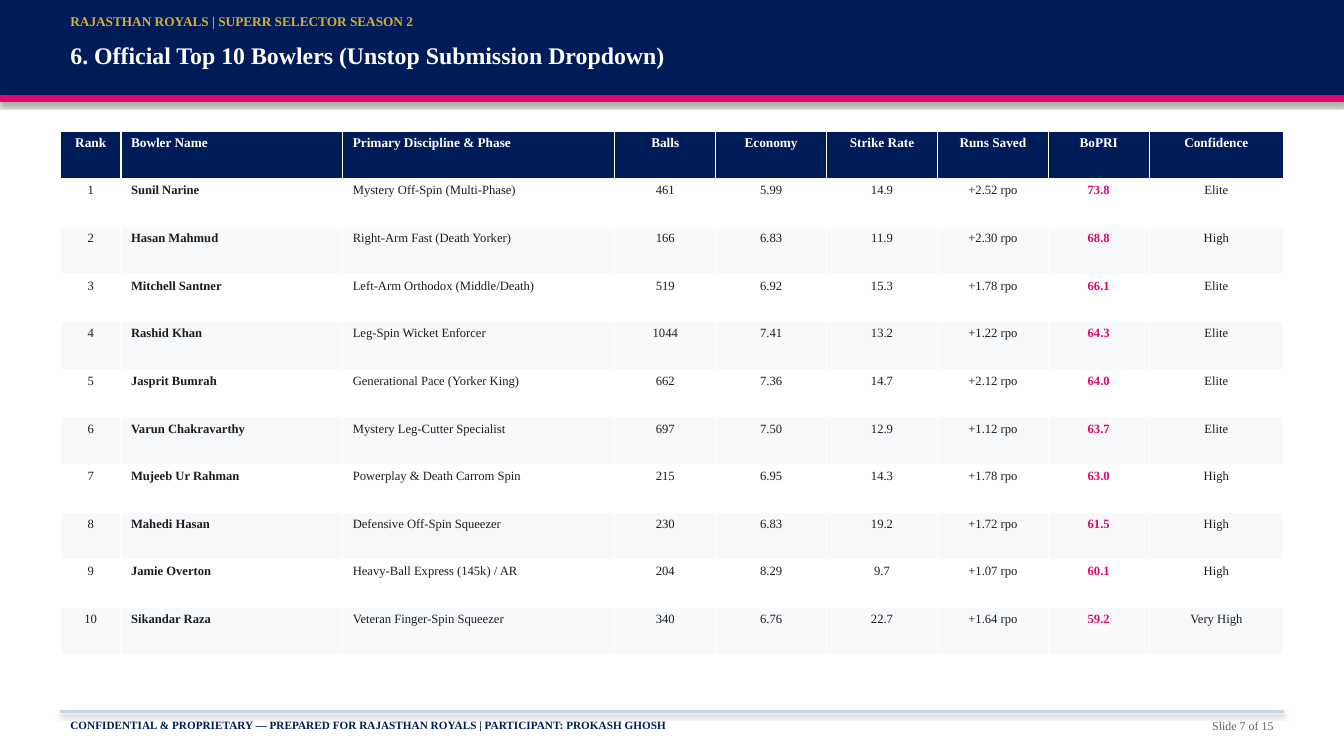
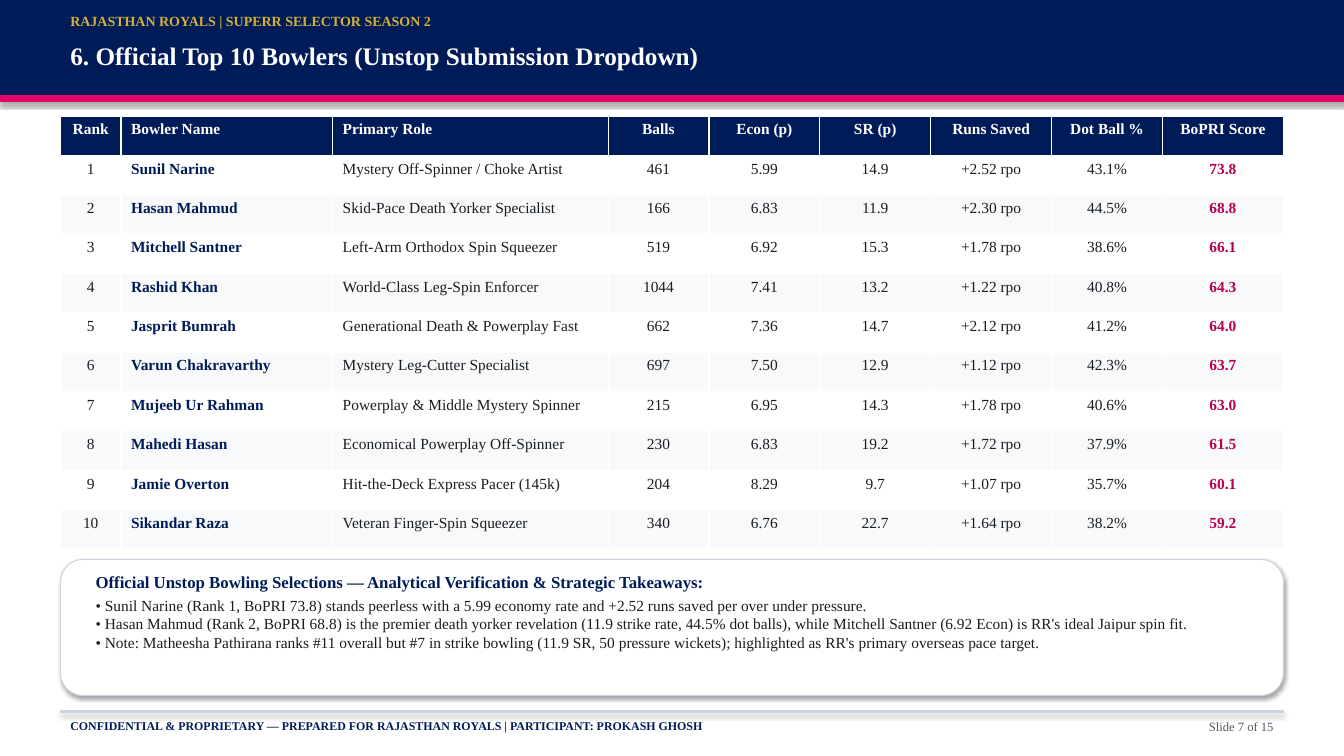
Before and after one commit to prokashghosh996-png/RR-supeRR-selector-2027, a slide deck: slide 7 of SupeRR_Selector_Season_2_RR_IPL_2027_Auction_Strategy.pptx. Drawn at 1344x756 pixels with LibreOffice and Linux fonts; fonts in the diff are those of the drawing. Boxes give left, top, right and bottom in pixels: in the first picture for what was removed or moved away, otherwise in the second. Text is boxed around its words. In the diff, an @@ line names an element or a change of style, - is before the commit and + after.

Commit message:
feat: generate expanded presentation and PDF generation scripts for IPL 2027 auction strategy

```diff
--- a/SupeRR_Selector_Season_2_RR_IPL_2027_Auction_Strategy.pptx
+++ b/SupeRR_Selector_Season_2_RR_IPL_2027_Auction_Strategy.pptx
@@ text "RAJASTHAN ROYALS | SUPERR SELECTOR ..." at [70, 16, 431, 26]: size 9.5 to 10 pt @@
@@ text "6. Official Top 10 Bowlers ..." at [70, 47, 698, 71]: size 17 to 18 pt @@
@@ table at [60, 116, 1284, 549] @@
-row 1: Rank | Bowler Name | Primary Discipline & Phase | Balls | Economy | Strike Rate | Runs Saved | BoPRI | Confidence
+row 1: Rank | Bowler Name | Primary Role | Balls | Econ (p) | SR (p) | Runs Saved | Dot Ball % | BoPRI Score
-row 2: 1 | Sunil Narine | Mystery Off-Spin (Multi-Phase) | 461 | 5.99 | 14.9 | +2.52 rpo | 73.8 | Elite
+row 2: 1 | Sunil Narine | Mystery Off-Spinner / Choke Artist | 461 | 5.99 | 14.9 | +2.52 rpo | 43.1% | 73.8
-row 3: 2 | Hasan Mahmud | Right-Arm Fast (Death Yorker) | 166 | 6.83 | 11.9 | +2.30 rpo | 68.8 | High
+row 3: 2 | Hasan Mahmud | Skid-Pace Death Yorker Specialist | 166 | 6.83 | 11.9 | +2.30 rpo | 44.5% | 68.8
-row 4: 3 | Mitchell Santner | Left-Arm Orthodox (Middle/Death) | 519 | 6.92 | 15.3 | +1.78 rpo | 66.1 | Elite
+row 4: 3 | Mitchell Santner | Left-Arm Orthodox Spin Squeezer | 519 | 6.92 | 15.3 | +1.78 rpo | 38.6% | 66.1
-row 5: 4 | Rashid Khan | Leg-Spin Wicket Enforcer | 1044 | 7.41 | 13.2 | +1.22 rpo | 64.3 | Elite
+row 5: 4 | Rashid Khan | World-Class Leg-Spin Enforcer | 1044 | 7.41 | 13.2 | +1.22 rpo | 40.8% | 64.3
-row 6: 5 | Jasprit Bumrah | Generational Pace (Yorker King) | 662 | 7.36 | 14.7 | +2.12 rpo | 64.0 | Elite
+row 6: 5 | Jasprit Bumrah | Generational Death & Powerplay Fast | 662 | 7.36 | 14.7 | +2.12 rpo | 41.2% | 64.0
-row 7, column 8: 63.7
+row 7, column 8: 42.3%
-row 7, column 9: Elite
+row 7, column 9: 63.7
-row 8: 7 | Mujeeb Ur Rahman | Powerplay & Death Carrom Spin | 215 | 6.95 | 14.3 | +1.78 rpo | 63.0 | High
+row 8: 7 | Mujeeb Ur Rahman | Powerplay & Middle Mystery Spinner | 215 | 6.95 | 14.3 | +1.78 rpo | 40.6% | 63.0
-row 9: 8 | Mahedi Hasan | Defensive Off-Spin Squeezer | 230 | 6.83 | 19.2 | +1.72 rpo | 61.5 | High
+row 9: 8 | Mahedi Hasan | Economical Powerplay Off-Spinner | 230 | 6.83 | 19.2 | +1.72 rpo | 37.9% | 61.5
-row 10: 9 | Jamie Overton | Heavy-Ball Express (145k) / AR | 204 | 8.29 | 9.7 | +1.07 rpo | 60.1 | High
+row 10: 9 | Jamie Overton | Hit-the-Deck Express Pacer (145k) | 204 | 8.29 | 9.7 | +1.07 rpo | 35.7% | 60.1
-row 11, column 8: 59.2
+row 11, column 8: 38.2%
-row 11, column 9: Very High
+row 11, column 9: 59.2
@@ size 9.5 to 11 pt in "Rank", "Bowler Name", "Balls", "Runs Saved" @@
@@ size 9 to 11 pt in "1", "Sunil Narine", "461", "5.99" and 58 more places @@
@@ text colour #1A1D20 to #001C58 in "Sunil Narine", "Hasan Mahmud", "Mitchell Santner", "Rashid Khan" and 6 more places @@
@@ table: place and size @@
-table at [60, 131, 1284, 655]
+table at [60, 116, 1284, 549]
@@ rounded rectangle added at [60, 560, 1284, 696], fill #FFFFFF, outline #CBD5E1 0.75 pt @@
@@ text added at [96, 576, 1187, 651], 11 pt, text #1A1D20 @@
+Official Unstop Bowling Selections — Analytical Verification & Strategic Takeaways:
+• Sunil Narine (Rank 1, BoPRI 73.8) stands peerless with a 5.99 economy rate and +2.52 runs saved per over under pressure.
+• Hasan Mahmud (Rank 2, BoPRI 68.8) is the premier death yorker revelation (11.9 strike rate, 44.5% dot balls), while Mitchell Santner (6.92 Econ) is RR's ideal Jaipur spin fit.
+• Note: Matheesha Pathirana ranks #11 overall but #7 in strike bowling (11.9 SR, 50 pressure wickets); highlighted as RR's primary overseas pace target.
@@ text "CONFIDENTIAL & PROPRIETARY — PREPARED ..." at [70, 722, 703, 730]: size 8 to 8.5 pt @@
@@ text "Slide 7 of 15" at [1209, 722, 1274, 731]: size 8.5 to 9 pt, text colour #5A6472 to #505A69 @@
```
Also in this commit, not shown: 14 other slides changed, 5 other files.
